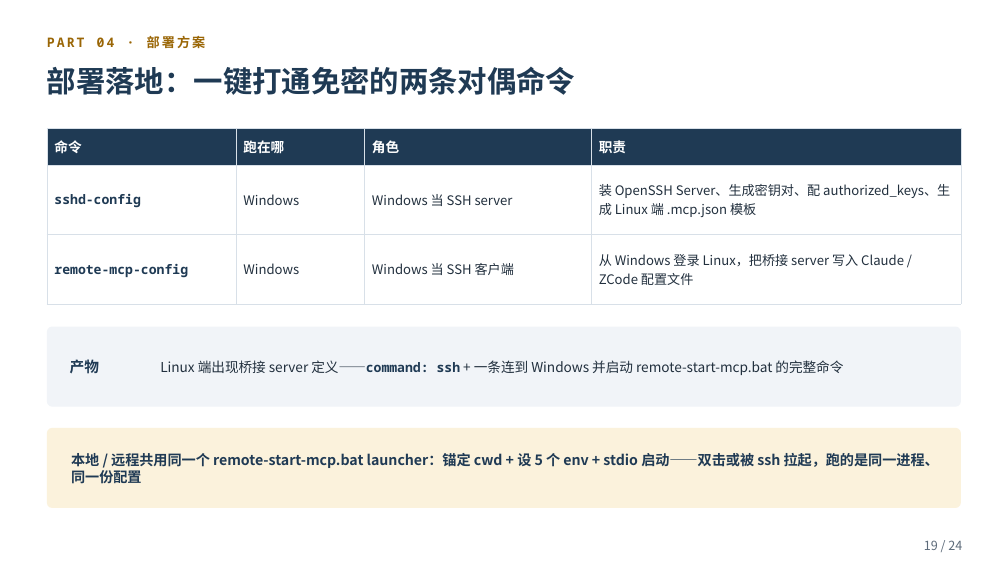
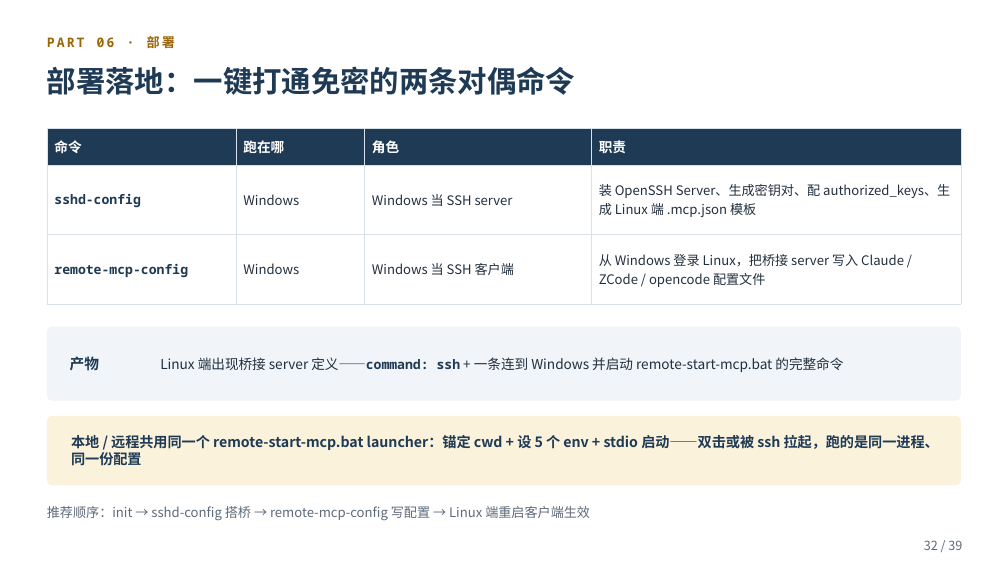
Before and after one commit to smk-h/embedded-mcp-toolkit, a slide deck: slide 32 of ppt/embedded-mcp-toolkit-项目介绍.pptx (slide 19 before the commit). Drawn at 1008x567 pixels with LibreOffice and Linux fonts; fonts in the diff are those of the drawing. Boxes give left, top, right and bottom in pixels: in the first picture for what was removed or moved away, otherwise in the second. Text is boxed around its words. In the diff, an @@ line names an element or a change of style, - is before the commit and + after.

```diff
--- a/ppt/embedded-mcp-toolkit-项目介绍.pptx
+++ b/ppt/embedded-mcp-toolkit-项目介绍.pptx
@@ text at bbox=[47, 36, 175, 48]: text changed @@
-PART 04 · 部署方案
+PART 06 · 部署
@@ table at bbox=[47, 129, 961, 291] @@
-row 3, column 4: 从 Windows 登录 Linux，把桥接 server 写入 Claude / ZCode 配置文件
+row 3, column 4: 从 Windows 登录 Linux，把桥接 server 写入 Claude / ZCode / opencode 配置文件
@@ rounded rectangle: place and size @@
-rounded rectangle at bbox=[47, 327, 961, 407]
+rounded rectangle at bbox=[47, 327, 961, 401]
@@ rounded rectangle at bbox=[47, 327, 961, 401]: proportions changed @@
@@ rounded rectangle at bbox=[47, 416, 961, 485]: proportions changed @@
@@ rounded rectangle: place and size @@
-rounded rectangle at bbox=[47, 428, 961, 508]
+rounded rectangle at bbox=[47, 416, 961, 485]
@@ text "本地 / 远程共用同一个 remote-start-mcp.bat launcher：锚定 ...": place and size @@
-text "本地 / 远程共用同一个 remote-start-mcp.bat launcher：锚定 ..." at bbox=[71, 453, 939, 484]
+text "本地 / 远程共用同一个 remote-start-mcp.bat launcher：锚定 ..." at bbox=[71, 435, 939, 466]
@@ text added at bbox=[47, 506, 590, 520], 12.5 pt, text #5D6B7A @@
+推荐顺序：init → sshd-config 搭桥 → remote-mcp-config 写配置 → Linux 端重启客户端生效
@@ text at bbox=[924, 540, 962, 550]: text changed @@
-19 / 24
+32 / 39
```
Also in this commit, not shown: 16 other slides changed, 22 slides added, 7 slides removed, 2 other files.
